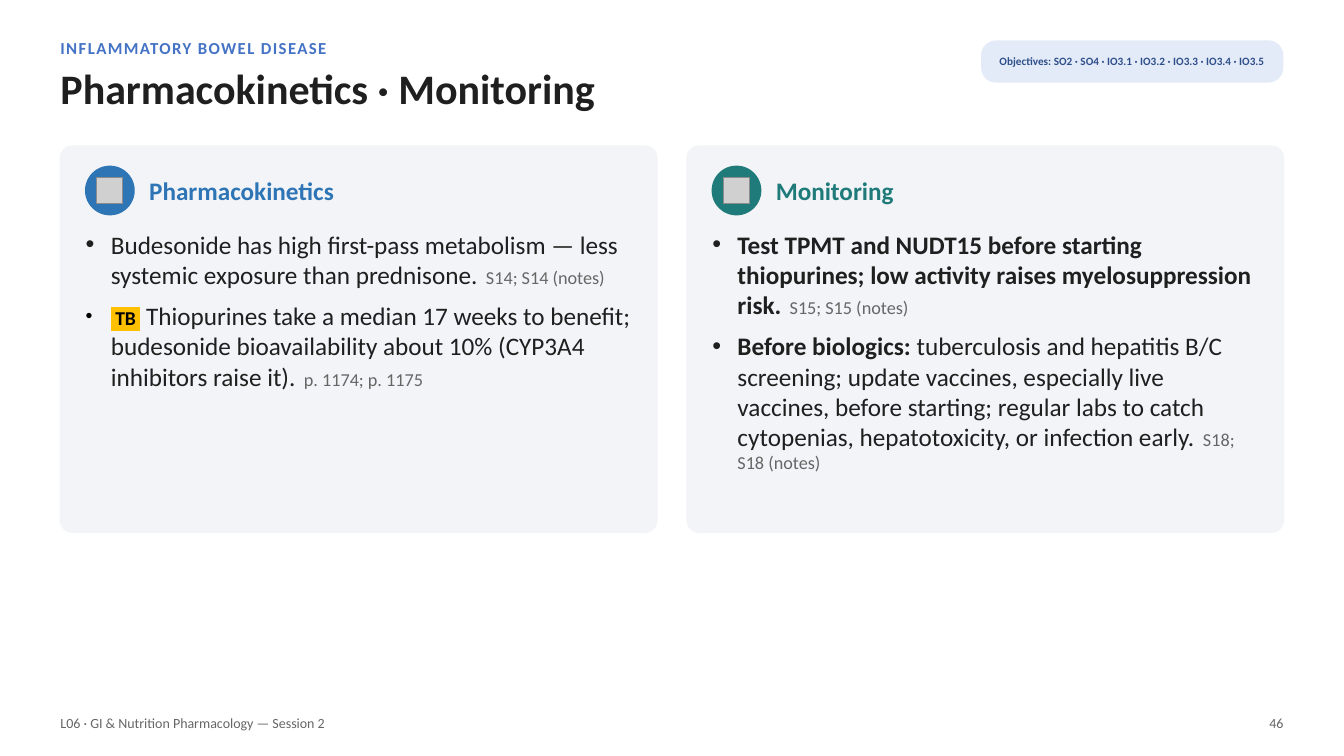
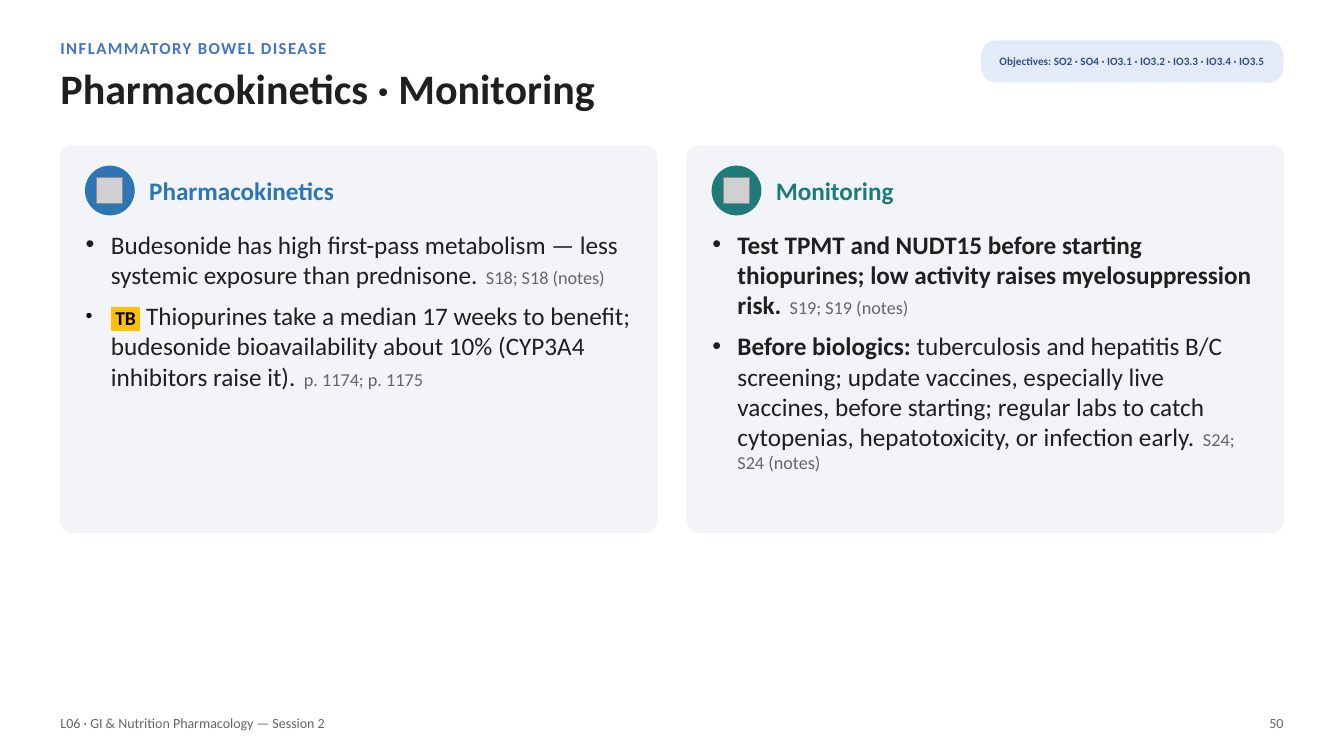
Before and after one commit to bishwokrit/DPAS-Pharm, a slide deck: slide 50 of outputs/L06/L06_Unit_3_GI_Nutrition_Session_2_study_deck.pptx (slide 46 before the commit). Drawn at 1344x756 pixels with LibreOffice and Linux fonts; fonts in the diff are those of the drawing; grey boxes stand for pictures. Boxes give left, top, right and bottom in pixels: in the first picture for what was removed or moved away, otherwise in the second. Text is boxed around its words. In the diff, an @@ line names an element or a change of style, - is before the commit and + after.

```diff
--- a/outputs/L06/L06_Unit_3_GI_Nutrition_Session_2_study_deck.pptx
+++ b/outputs/L06/L06_Unit_3_GI_Nutrition_Session_2_study_deck.pptx
@@ text at <box>111,236,618,288</box>: text changed @@
-• Budesonide has high first-pass metabolism — less systemic exposure than prednisone. S14; S14 (notes)
+• Budesonide has high first-pass metabolism — less systemic exposure than prednisone. S18; S18 (notes)
@@ text at <box>737,236,1251,472</box>: text changed @@
-• Test TPMT and NUDT15 before starting thiopurines; low activity raises myelosuppression risk. S15; S15 (notes)
-• Before biologics: tuberculosis and hepatitis B/C screening; update vaccines, especially live vaccines, before starting; regular labs to catch cytopenias, hepatotoxicity, or infection early. S18; S18 (notes)
+• Test TPMT and NUDT15 before starting thiopurines; low activity raises myelosuppression risk. S19; S19 (notes)
+• Before biologics: tuberculosis and hepatitis B/C screening; update vaccines, especially live vaccines, before starting; regular labs to catch cytopenias, hepatotoxicity, or infection early. S24; S24 (notes)
@@ text at <box>1269,719,1283,728</box>: text changed @@
-46
+50
```
Also in this commit, not shown: 107 other slides changed, 10 slides added, 35 other files.
